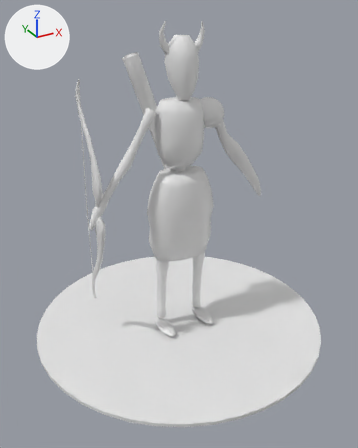
The glTF model arquero_esqueleto/arquero_esqueleto.glb: old version first, new version second.
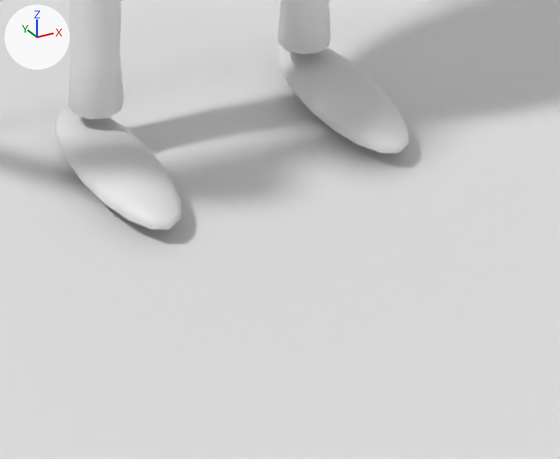
The first picture shows the older version from a 50 mm lens placed at (-1.31, -2.39, 1.87), pointed at (-0.04, -0.07, 0.71). The close-ups show the older and then the newer version on the part from 41% to 67% of the width and 67% to 84% of the height of that picture. Only the edits that show in the close-ups are written down. Arrows for +X, +Y and +Z are at upper left; the lights stay in place. Materials are left out; every surface is plain grey. Where no turn or scale is listed for an object, it has been applied to the vertices.

Objects in the first close-up: 'AR_Pie_-1', 'AR_Pie_1', 'AR_Pierna_-1', 'AR_Pierna_1', 'AR_Suelo'.
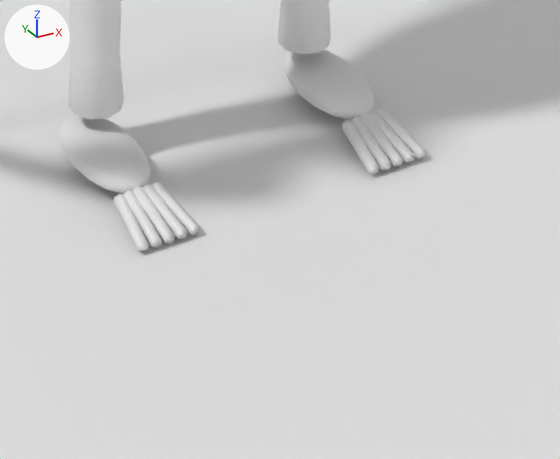
What the commit changed:
Mesh me_mesh_33 is new.
It has 14 vertices, 24 faces and spans x 0.1527..0.1731, y -0.1828..-0.1091, z 0.0033..0.0276.
Mesh me_mesh_32 is new.
It has 14 vertices, 24 faces and spans x 0.1414..0.1581, y -0.1827..-0.1091, z 0.0033..0.0286.
Mesh me_mesh_31 is new.
It has 14 vertices, 24 faces and spans x 0.1302..0.1458, y -0.1827..-0.109, z 0.0033..0.0296.
Mesh me_mesh_30 is new.
It has 14 vertices, 24 faces and spans x 0.1179..0.1346, y -0.1827..-0.1091, z 0.0033..0.0286.
Mesh me_mesh_29 is new.
It has 14 vertices, 24 faces and spans x 0.1029..0.1233, y -0.1828..-0.1091, z 0.0033..0.0276.
Mesh me_mesh_26 is new.
It has 14 vertices, 24 faces and spans x -0.121..-0.1006, y -0.1828..-0.1091, z 0.0033..0.0276.
Mesh me_mesh_25 is new.
It has 14 vertices, 24 faces and spans x -0.1323..-0.1156, y -0.1827..-0.1091, z 0.0033..0.0286.
Mesh me_mesh_24 is new.
It has 14 vertices, 24 faces and spans x -0.1435..-0.1279, y -0.1827..-0.109, z 0.0033..0.0296.
Mesh me_mesh_23 is new.
It has 14 vertices, 24 faces and spans x -0.1558..-0.1391, y -0.1827..-0.1091, z 0.0033..0.0286.
Mesh me_mesh_22 is new.
It has 14 vertices, 24 faces and spans x -0.1708..-0.1504, y -0.1828..-0.1091, z 0.0033..0.0276.
Object 'AR_Pie_-1' (ob_ar_pie__1) moves from (-0.136, -0.0644, 0.0253) to (-0.136, -0.0368, 0.0253).
Object 'AR_Pie_-1' (ob_ar_pie__1) is rescaled from (0.085, 0.24, 0.04) to (0.075, 0.15, 0.035).
Object 'AR_Pie_1' (ob_ar_pie_1) moves from (0.138, -0.0644, 0.0253) to (0.138, -0.0368, 0.0253).
Object 'AR_Pie_1' (ob_ar_pie_1) is rescaled from (0.085, 0.24, 0.04) to (0.075, 0.15, 0.035).
Object 'AR_Pie_1_Dedo_4' (ob_ar_pie_1_dedo_4) is new; it shows me_mesh_33.
Its location is (0.0, 0.0, 0.0).
Object 'AR_Pie_1_Dedo_3' (ob_ar_pie_1_dedo_3) is new; it shows me_mesh_32.
Its location is (0.0, 0.0, 0.0).
Object 'AR_Pie_1_Dedo_2' (ob_ar_pie_1_dedo_2) is new; it shows me_mesh_31.
Its location is (0.0, 0.0, 0.0).
Object 'AR_Pie_1_Dedo_1' (ob_ar_pie_1_dedo_1) is new; it shows me_mesh_30.
Its location is (0.0, 0.0, 0.0).
Object 'AR_Pie_1_Dedo_0' (ob_ar_pie_1_dedo_0) is new; it shows me_mesh_29.
Its location is (0.0, 0.0, 0.0).
Object 'AR_Pie_-1_Dedo_4' (ob_ar_pie__1_dedo_4) is new; it shows me_mesh_26.
Its location is (0.0, 0.0, 0.0).
Object 'AR_Pie_-1_Dedo_3' (ob_ar_pie__1_dedo_3) is new; it shows me_mesh_25.
Its location is (0.0, 0.0, 0.0).
Object 'AR_Pie_-1_Dedo_2' (ob_ar_pie__1_dedo_2) is new; it shows me_mesh_24.
Its location is (0.0, 0.0, 0.0).
Object 'AR_Pie_-1_Dedo_1' (ob_ar_pie__1_dedo_1) is new; it shows me_mesh_23.
Its location is (0.0, 0.0, 0.0).
Object 'AR_Pie_-1_Dedo_0' (ob_ar_pie__1_dedo_0) is new; it shows me_mesh_22.
Its location is (0.0, 0.0, 0.0).

What differs and where, as boxes (x1, y1, x2, y2) in the close-ups (560 x 459 px):
'AR_Pie_-1', moved, rescaled (28% narrower, 35% shorter)
    before: (55, 107, 181, 230)
    after: (60, 114, 150, 194)
'AR_Pie_1', moved, rescaled (31% narrower, 33% shorter)
    before: (277, 46, 409, 153)
    after: (283, 49, 374, 120)
'AR_Pie_-1_Dedo_0', added
    after: (114, 194, 149, 252)
'AR_Pie_-1_Dedo_2', added
    after: (133, 187, 175, 244)
'AR_Pie_-1_Dedo_1', added
    after: (123, 190, 162, 248)
'AR_Pie_1_Dedo_0', added
    after: (341, 120, 379, 175)
'AR_Pie_-1_Dedo_3', added
    after: (143, 185, 187, 239)
'AR_Pie_1_Dedo_2', added
    after: (359, 113, 403, 167)
'AR_Pie_-1_Dedo_4', added
    after: (152, 182, 200, 235)
'AR_Pie_1_Dedo_1', added
    after: (351, 117, 391, 171)
'AR_Pie_1_Dedo_3', added
    after: (369, 111, 415, 163)
'AR_Pie_1_Dedo_4', added
    after: (377, 109, 427, 159)
